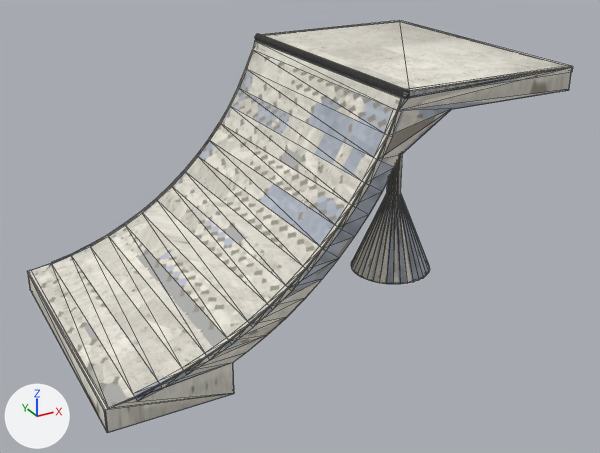
Before and after pictures for a commit that changed the glTF model public/katalog/modelle/quarterramp-165.gltf.
Before and after are seen from a camera (50 mm lens) standing at (-2.42, -4.66, 2.83) and looking at (0.05, -0.15, 0.57). Lighting does not change. The marker at lower left points along +X, +Y and +Z. The first picture is the older version. Mesh edges are drawn as thin lines. Vertices at exactly the same position are counted once.

Objects in the first picture: 'SK0578_+Quarterramp_165.001'.
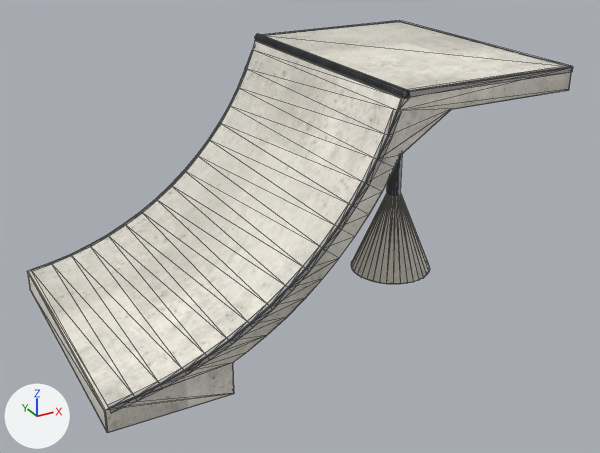
The change, as a list of edits to the scene's bpy script:
```text
Change me_sk0578__quarterramp_165_001:
    used by ob_sk0578__quarterramp_165_001; location = (0.0, 0.0, 0.0)
    remove me_sk0578__quarterramp_165_001.from_pydata(...)  # 714 vertices, 1434 faces; spans x -1.57..1.57, y -0.94..0.94, z 0.0..1.66
    add me_sk0578__quarterramp_165_001.from_pydata(...)  # 744 vertices, 1442 faces; spans x -1.57..1.57, y -0.94..0.94, z 0.0..1.66
    me_sk0578__quarterramp_165_001 part 1: 3 vertices added at x -1.54, y -0.94..-0.9, z 0.12..0.15
    me_sk0578__quarterramp_165_001 part 2: 3 vertices added at x -1.54, y 0.9..0.94, z 0.12..0.15
    me_sk0578__quarterramp_165_001 part 3: 368 kept faces spanning x -1.57..1.57, y -0.94..0.94, z 0.0..1.66 get new texture (UV) coordinates
    other edits to the shape of me_sk0578__quarterramp_165_001 do not show in these pictures
```

What differs and where, as boxes [x1, y1, x2, y2] in the pictures (600 x 453 px):
part 1 of me_sk0578__quarterramp_165_001, added
    after: [108, 394, 137, 413]
part 2 of me_sk0578__quarterramp_165_001, added
    after: [31, 263, 52, 271]
part 3 of me_sk0578__quarterramp_165_001, surface changed
    both: [27, 21, 573, 426]
